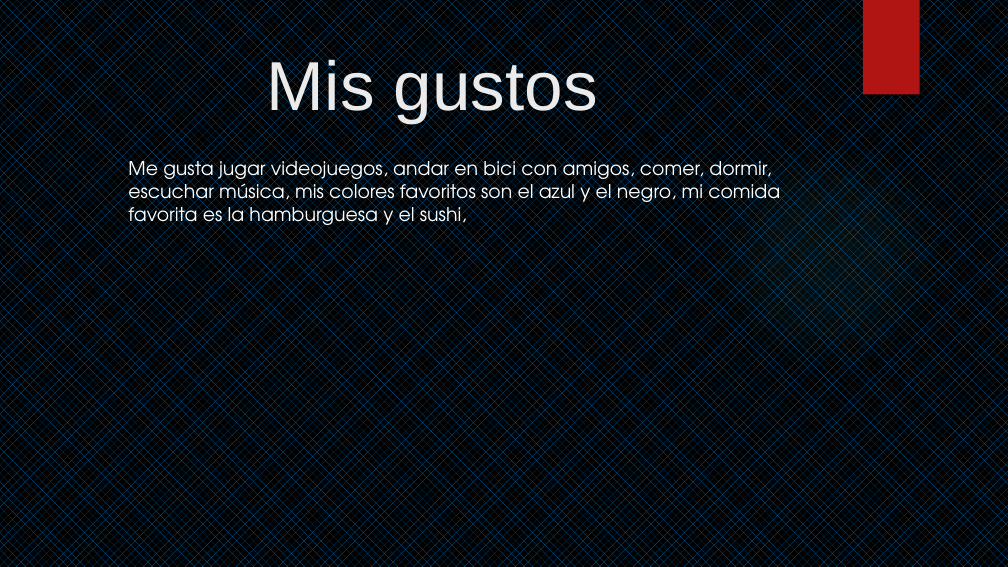
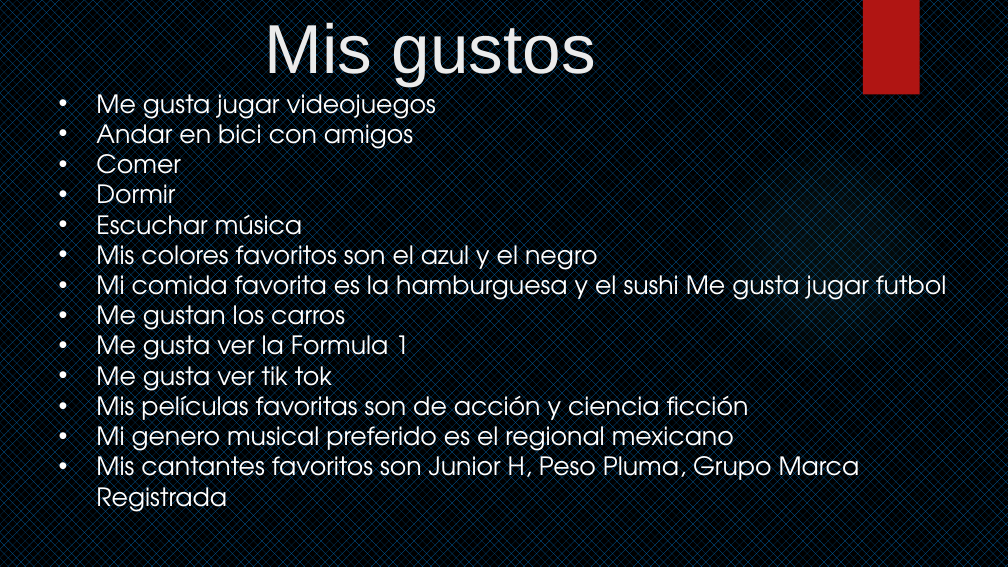
Before and after one commit to Gilbertowv/culturadigital2, a slide deck: slide 2 of parcial1/Practica 2.pptx. Drawn at 1008x567 pixels with LibreOffice and Linux fonts; fonts in the diff are those of the drawing; background and template pictures are left out. Boxes give left, top, right and bottom in pixels: in the first picture for what was removed or moved away, otherwise in the second. Text is boxed around its words. In the diff, an @@ line names an element or a change of style, - is before the commit and + after.

Commit message:
Practica 3

```diff
--- a/parcial1/Practica 2.pptx
+++ b/parcial1/Practica 2.pptx
@@ title "Mis gustos": place and size @@
-title "Mis gustos" at (267,55,598,123)
+title "Mis gustos" at (265,17,596,85)
@@ text at (96,86,947,518): text changed; size 18 to 24 pt @@
-Me gusta jugar videojuegos, andar en bici con amigos, comer, dormir, escuchar música, mis colores favoritos son el azul y el negro, mi comida favorita es la hamburguesa y el sushi,
+• Me gusta jugar videojuegos
+• Andar en bici con amigos
+• Comer
+• Dormir
+• Escuchar música
+• Mis colores favoritos son el azul y el negro
+• Mi comida favorita es la hamburguesa y el sushi Me gusta jugar futbol
+• Me gustan los carros
+• Me gusta ver la Formula 1
+• Me gusta ver tik tok
+• Mis películas favoritas son de acción y ciencia ficción
+• Mi genero musical preferido es el regional mexicano
+• Mis cantantes favoritos son Junior H, Peso Pluma, Grupo Marca Registrada
```
